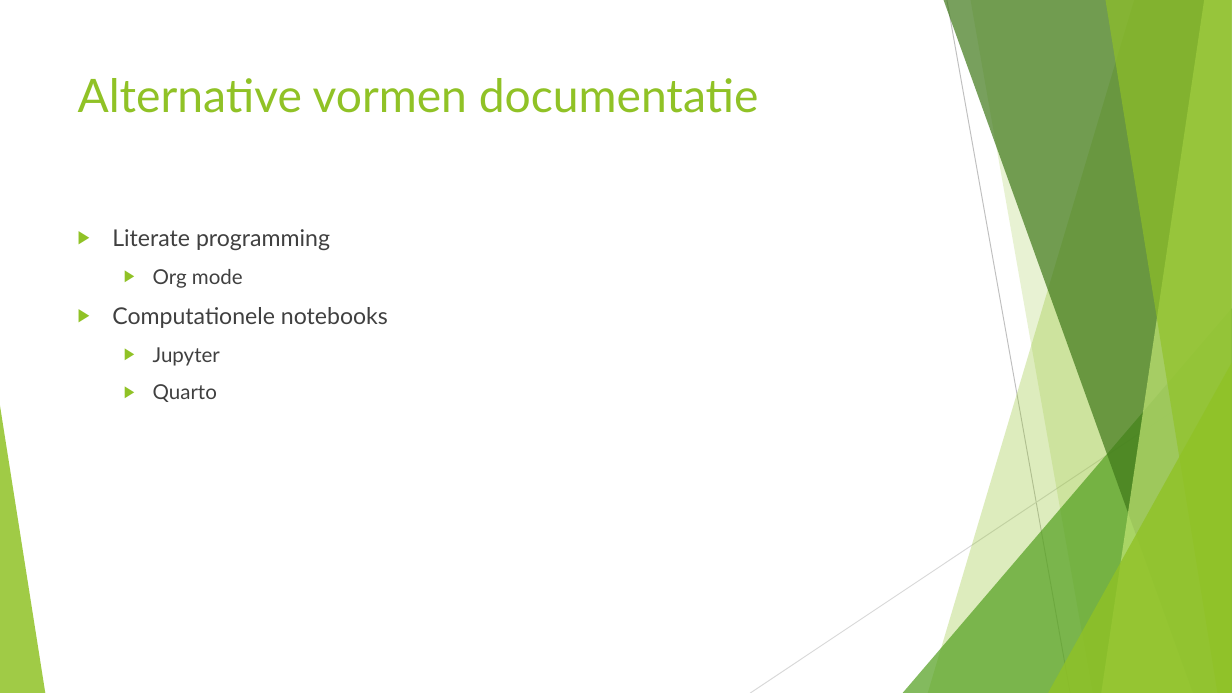
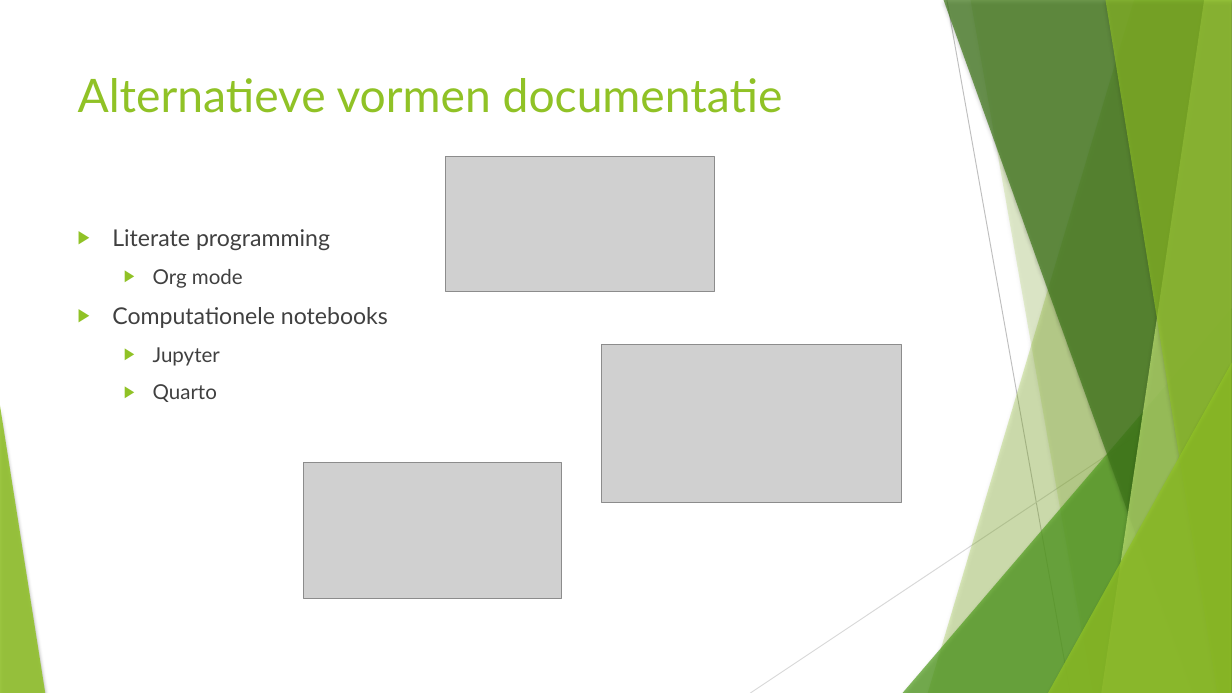
Before and after one commit to kodarakK/hogent-bachproef-caradocroetynck2526, a slide deck: slide 7 of Bachelorproef verdediging.pptx (slide 5 before the commit). Drawn at 1232x693 pixels with LibreOffice and Linux fonts; fonts in the diff are those of the drawing; grey boxes stand for pictures. Boxes give left, top, right and bottom in pixels: in the first picture for what was removed or moved away, otherwise in the second. Text is boxed around its words. In the diff, an @@ line names an element or a change of style, - is before the commit and + after.

```diff
--- a/Bachelorproef verdediging.pptx
+++ b/Bachelorproef verdediging.pptx
@@ freeform shape at bbox=[970, 0, 1232, 693]: shadow on; outline redrawn @@
@@ title at bbox=[78, 78, 783, 113]: text changed @@
-Alternative vormen documentatie
+Alternatieve vormen documentatie
@@ picture added at bbox=[445, 157, 714, 292] @@
@@ picture added at bbox=[602, 345, 902, 502] @@
@@ shadow on in 7 elements at bbox=[928, 0, 1232, 693], bbox=[903, 308, 1232, 693], bbox=[944, 0, 1232, 693], bbox=[1102, 0, 1232, 693], bbox=[1105, 0, 1232, 693], bbox=[1048, 363, 1232, 693], bbox=[0, 406, 45, 693] @@
@@ picture added at bbox=[304, 463, 562, 598] @@
```
Also in this commit, not shown: 11 other slides changed, 4 slides added, 1 slide removed, 1 other file.
